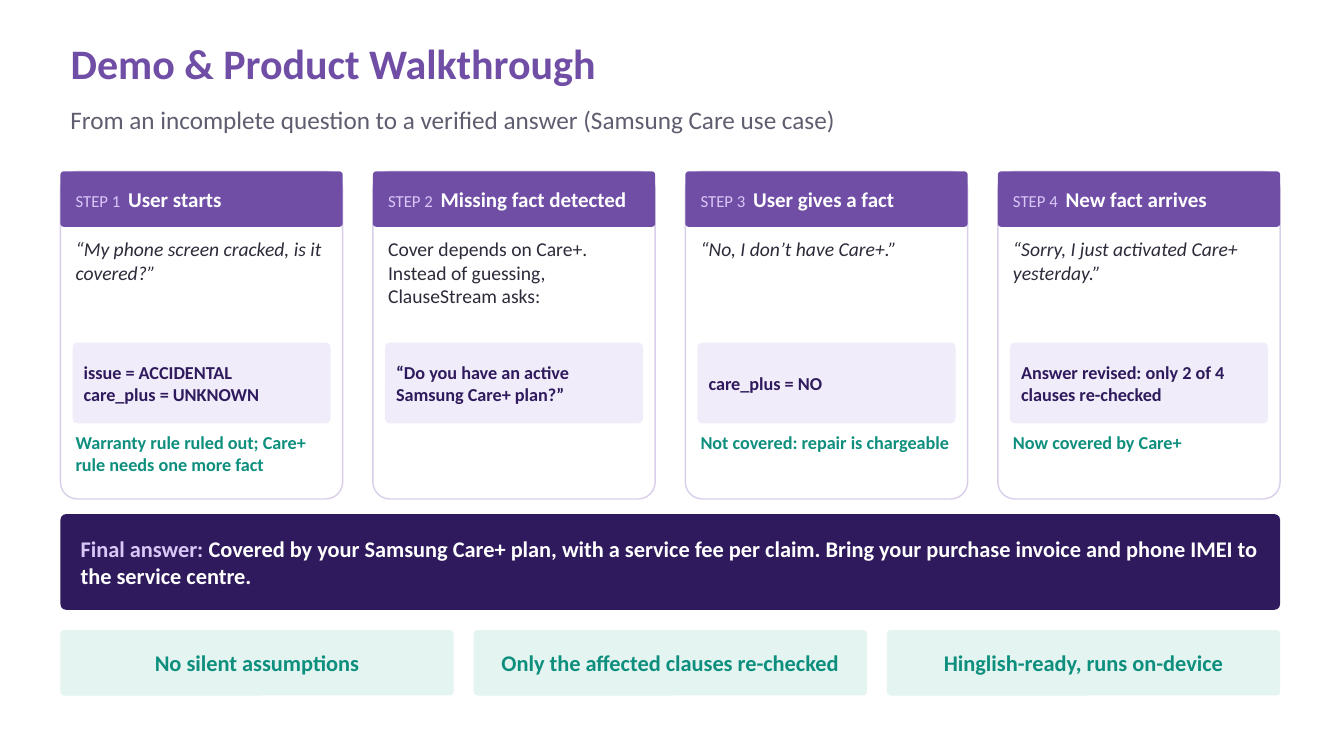
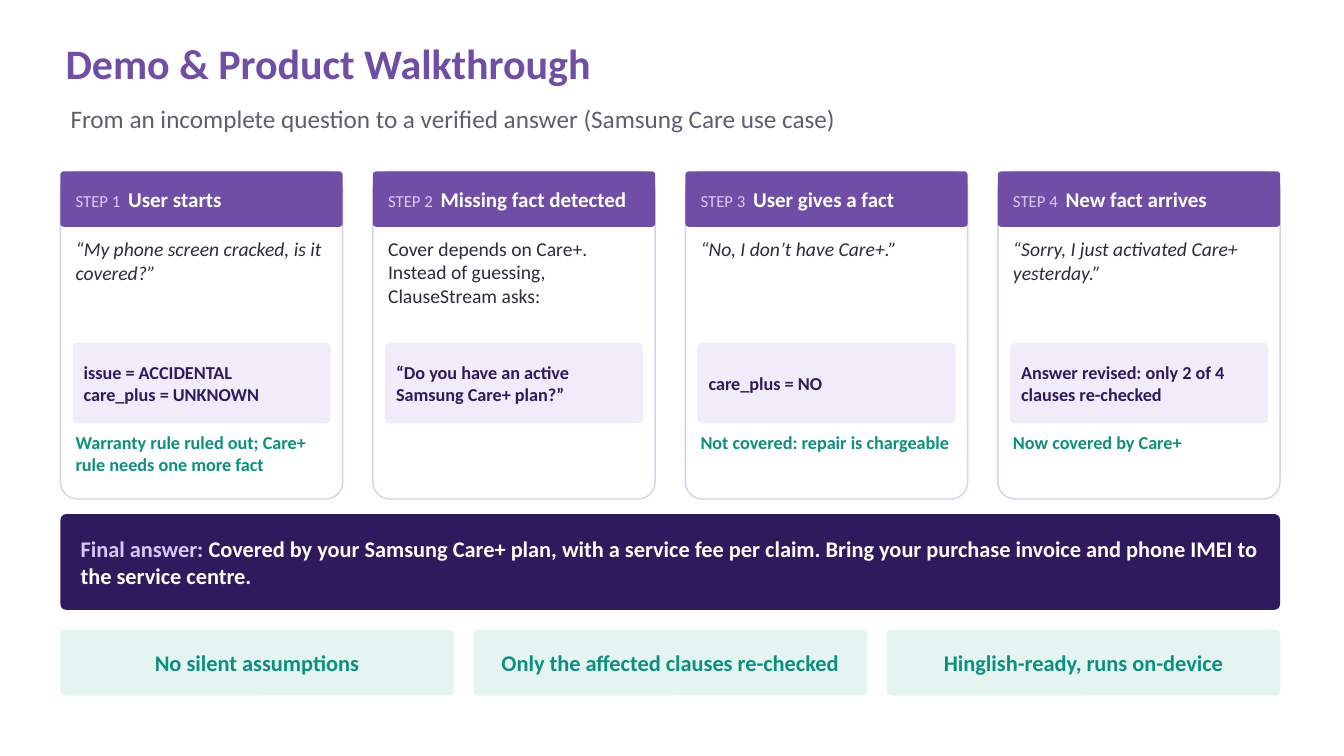
Before and after one commit to Sneha21-09/PRISM_GENAI_HACKATHON_Y2026, a slide deck: slide 6 of ClauseStream_PRISM_Submission_v2.pptx. Drawn at 1344x756 pixels with LibreOffice and Linux fonts; fonts in the diff are those of the drawing. Boxes give left, top, right and bottom in pixels: in the first picture for what was removed or moved away, otherwise in the second. Text is boxed around its words. In the diff, an @@ line names an element or a change of style, - is before the commit and + after.

```diff
--- a/ClauseStream_PRISM_Submission_v2.pptx
+++ b/ClauseStream_PRISM_Submission_v2.pptx
@@ title "Demo & Product Walkthrough": place and size @@
-title "Demo & Product Walkthrough" at [71,49,595,86]
+title "Demo & Product Walkthrough" at [66,49,590,86]
```
Also in this commit, not shown: 13 other slides changed.
